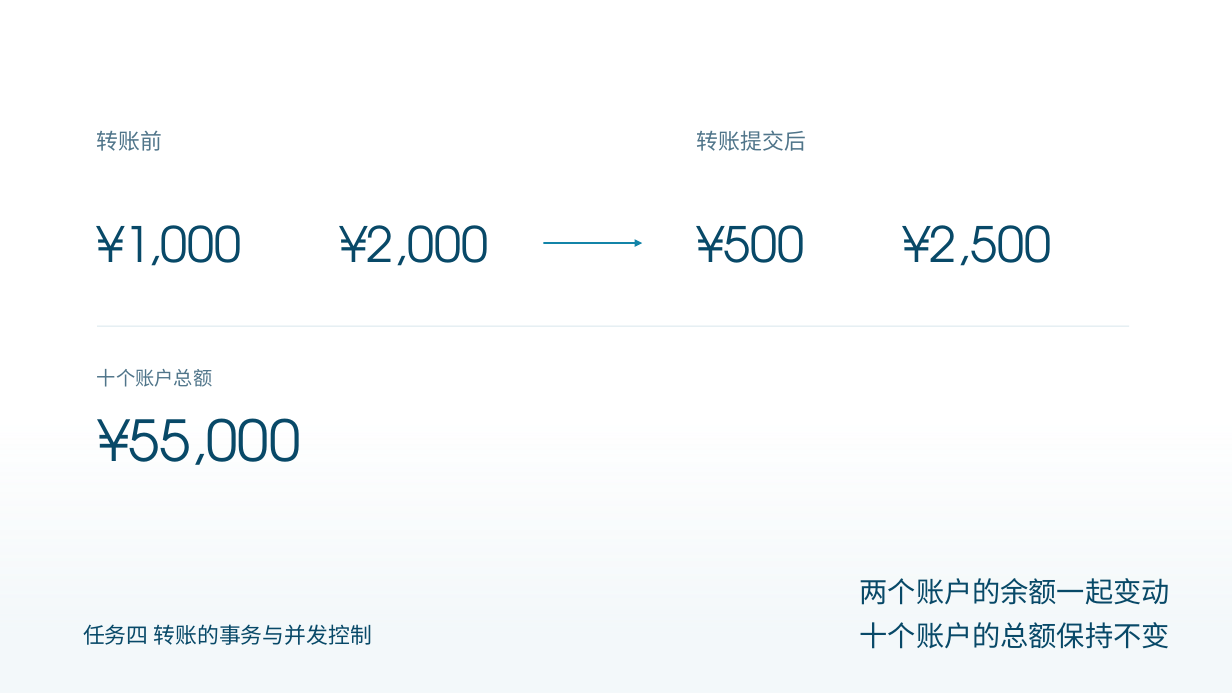
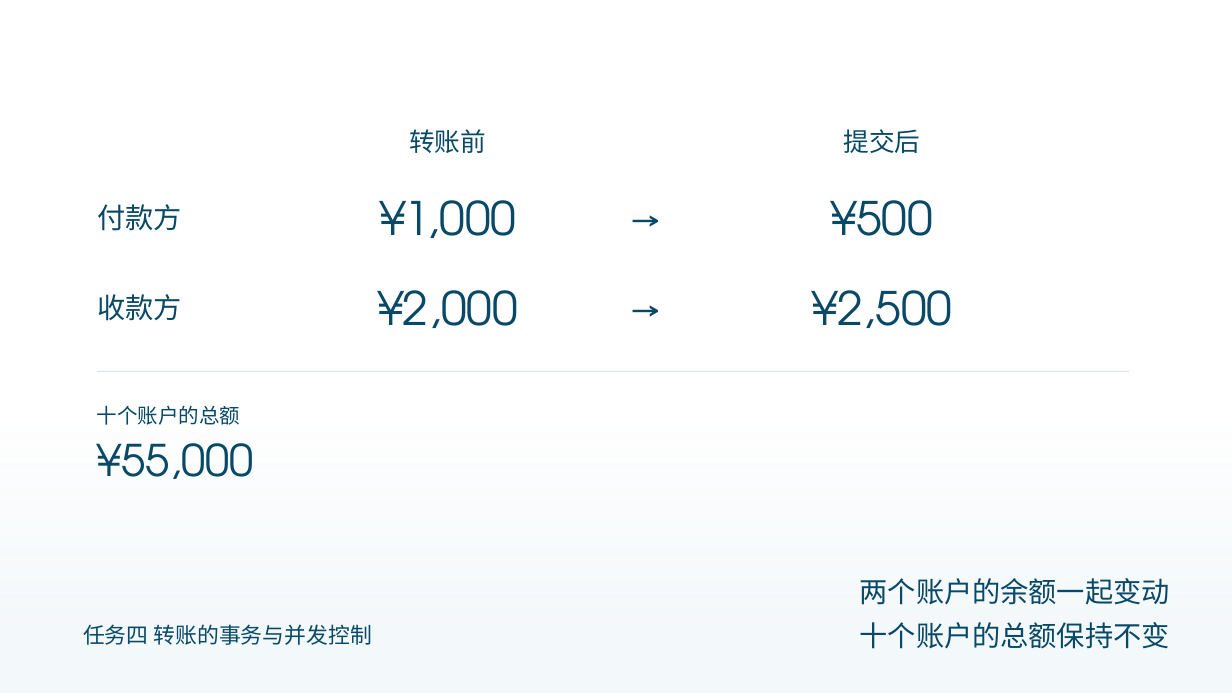
Before and after one commit to AurLemon/pageslip-demo, a slide deck: slide 12 of presentations/task-4-transactions.pptx. Drawn at 1232x693 pixels with LibreOffice and Linux fonts; fonts in the diff are those of the drawing. Boxes give left, top, right and bottom in pixels: in the first picture for what was removed or moved away, otherwise in the second. Text is boxed around its words. In the diff, an @@ line names an element or a change of style, - is before the commit and + after.

```diff
--- a/presentations/task-4-transactions.pptx
+++ b/presentations/task-4-transactions.pptx
@@ text "转账前": place and size @@
-text "转账前" at bbox=[97, 130, 163, 151]
+text "转账前" at bbox=[409, 129, 486, 153]
@@ text "转账前" at bbox=[409, 129, 486, 153]: size 17 to 20 pt, font Roboto to TeX Gyre Adventor, text colour #50758A to #084968; alignment left to centre @@
@@ text at bbox=[843, 129, 920, 153]: text changed; size 17 to 20 pt; font Roboto to TeX Gyre Adventor; text colour #50758A to #084968 @@
-转账提交后
+提交后
@@ text added at bbox=[97, 204, 182, 231], 22 pt, text #084968 @@
+付款方
@@ text at bbox=[379, 200, 516, 238]: text changed; size 38 to 36 pt @@
-¥1,000 ¥2,000
+¥1,000
@@ text added at bbox=[594, 189, 697, 245], 25 pt, text #084968 @@
+→
@@ text added at bbox=[831, 200, 933, 236], 36 pt, text #084968 @@
+¥500
@@ arrow removed from (543, 243) to (642, 243) @@
@@ text added at bbox=[97, 294, 182, 321], 22 pt, text #084968 @@
+收款方
@@ text added at bbox=[377, 290, 518, 328], 36 pt, text #084968 @@
+¥2,000
@@ text added at bbox=[594, 279, 697, 335], 25 pt, text #084968 @@
+→
@@ text at bbox=[812, 290, 953, 328]: text changed; size 38 to 36 pt @@
-¥500 ¥2,500
+¥2,500
@@ line moved from (97, 326) - (1129, 326) to (97, 372) - (1129, 372) @@
@@ text at bbox=[97, 405, 240, 425]: text changed; size 15 to 16 pt; font Roboto to TeX Gyre Adventor; text colour #50758A to #084968 @@
-十个账户总额
+十个账户的总额
@@ text "¥55,000": place and size @@
-text "¥55,000" at bbox=[97, 418, 300, 465]
+text "¥55,000" at bbox=[97, 443, 254, 479]
@@ text "¥55,000" at bbox=[97, 443, 254, 479]: size 44 to 34 pt @@
```
Also in this commit, not shown: 13 other slides changed, 1 other file.
